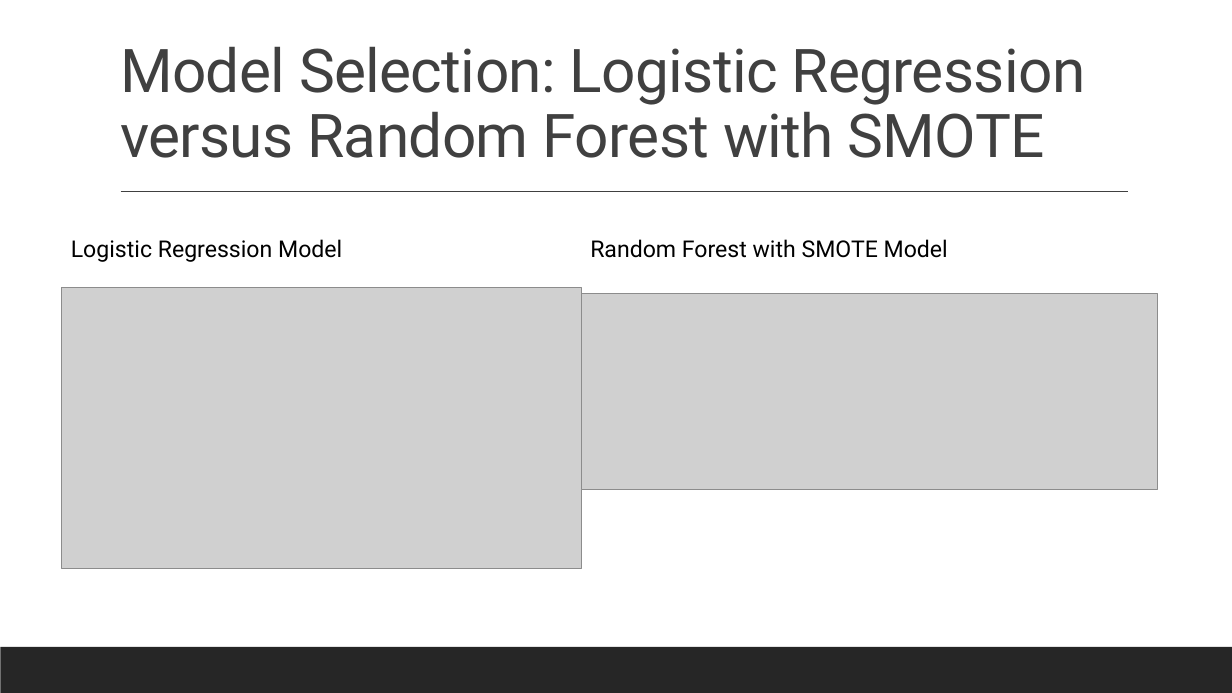
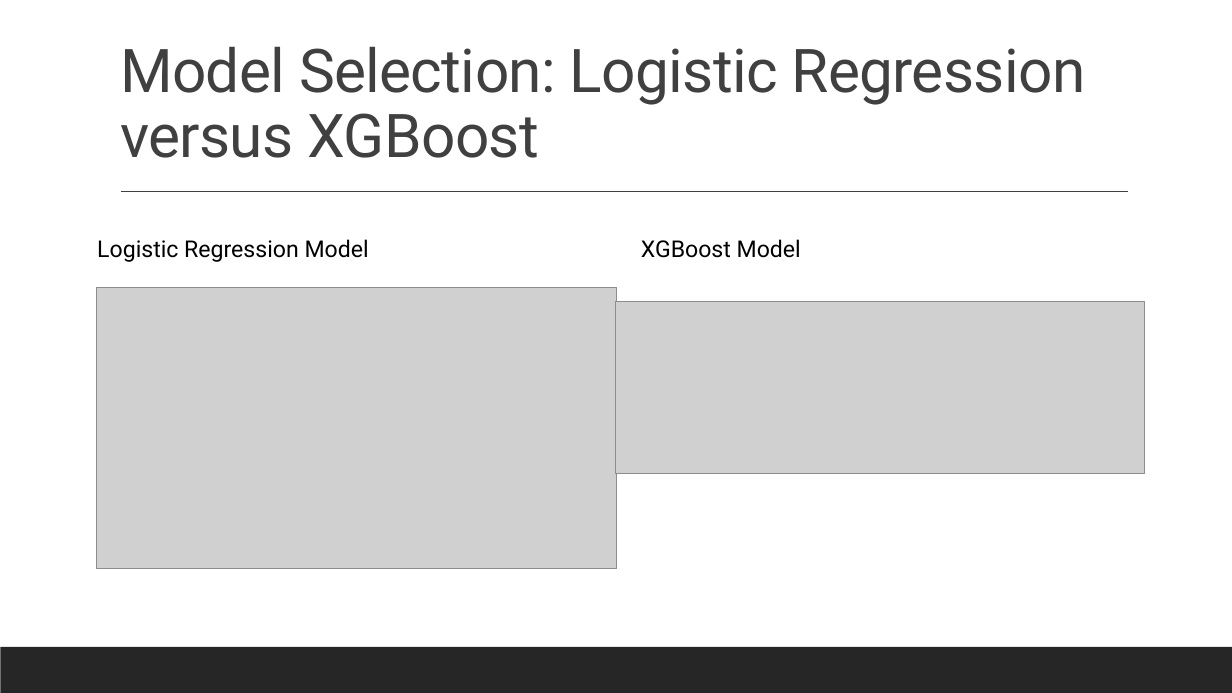
Before and after one commit to aferrodelgado/Project-4, a slide deck: slide 4 of Project 4 Presentation.pptx (slide 3 before the commit). Drawn at 1232x693 pixels with LibreOffice and Linux fonts; fonts in the diff are those of the drawing; grey boxes stand for pictures. Boxes give left, top, right and bottom in pixels: in the first picture for what was removed or moved away, otherwise in the second. Text is boxed around its words. In the diff, an @@ line names an element or a change of style, - is before the commit and + after.

```diff
--- a/Project 4 Presentation.pptx
+++ b/Project 4 Presentation.pptx
@@ title at <box>120,46,1086,158</box>: text changed @@
-Model Selection: Logistic Regression versus Random Forest with SMOTE
+Model Selection: Logistic Regression versus XGBoost
@@ text "Logistic Regression Model": place and size @@
-text "Logistic Regression Model" at <box>71,239,342,262</box>
+text "Logistic Regression Model" at <box>97,239,369,262</box>
@@ text at <box>641,239,801,258</box>: text changed @@
-Random Forest with SMOTE Model
+XGBoost Model
@@ picture: place and size @@
-picture at <box>62,287,581,568</box>
+picture at <box>97,287,616,568</box>
@@ picture: place and size @@
-picture at <box>581,294,1157,490</box>
+picture at <box>616,301,1144,474</box>
```
Also in this commit, not shown: 3 other slides changed, 1 slide added, 1 slide removed, 2 other files.
